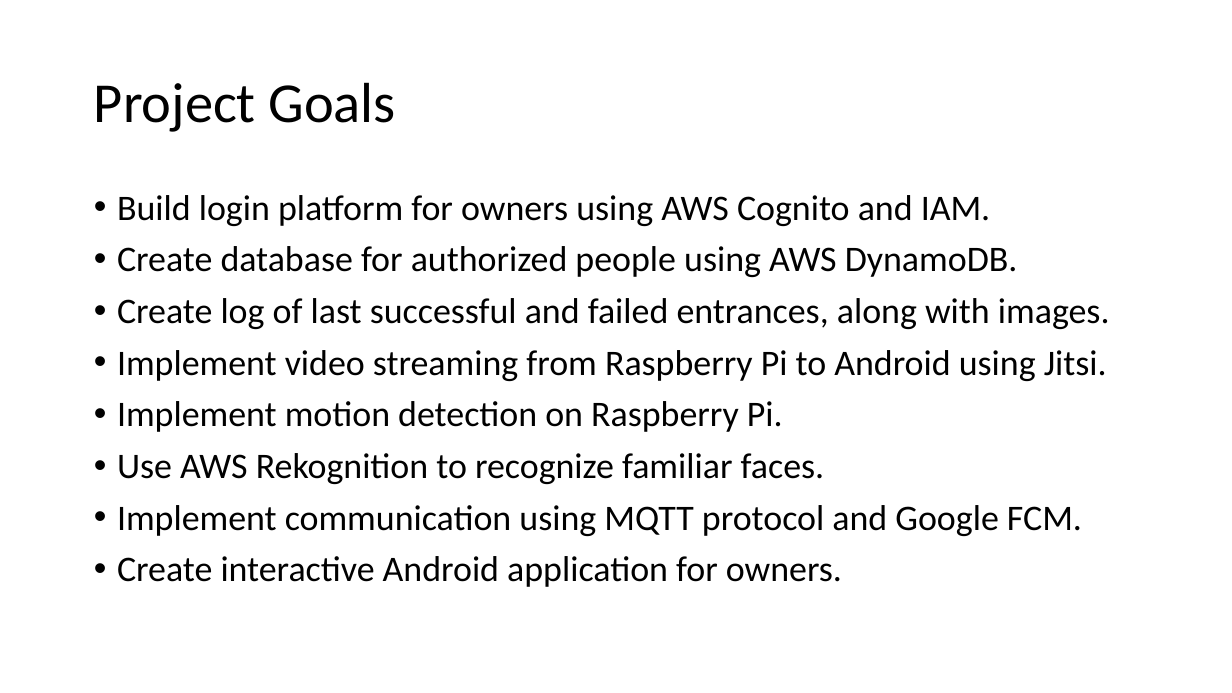
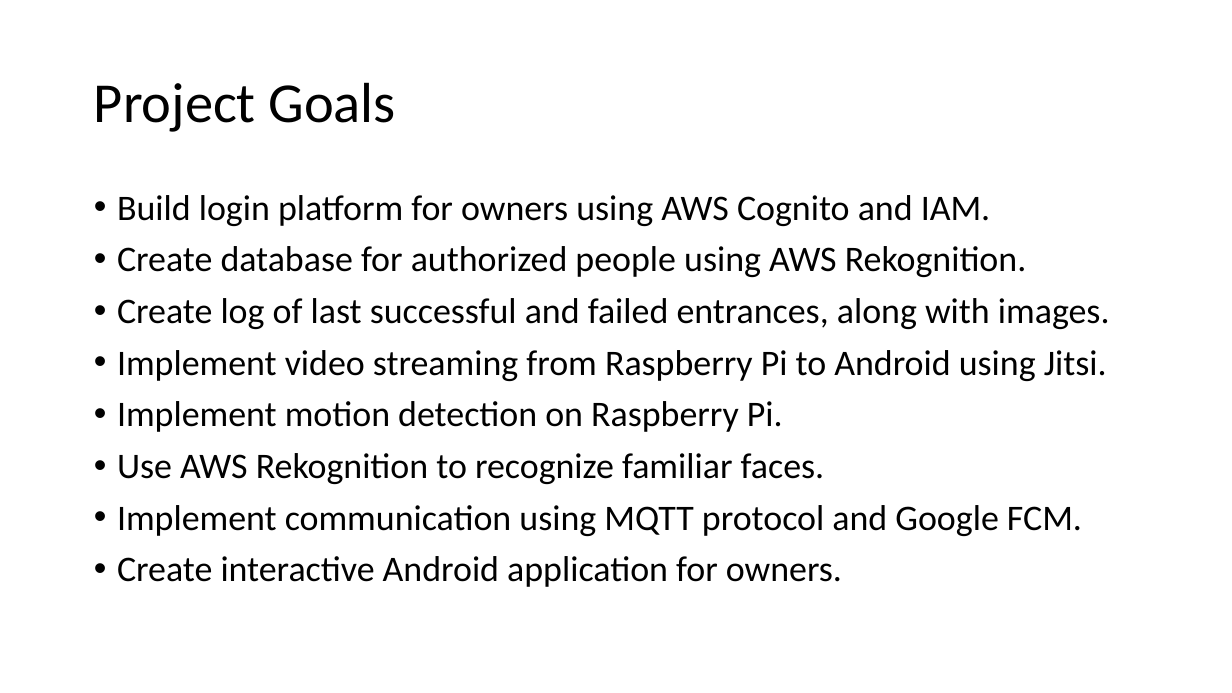
Before and after one commit to aamnony/Smart-Doorbell, a slide deck: slide 3 of docs/presentations/final.pptx. Drawn at 1232x693 pixels with LibreOffice and Linux fonts; fonts in the diff are those of the drawing. Boxes give left, top, right and bottom in pixels: in the first picture for what was removed or moved away, otherwise in the second. Text is boxed around its words. In the diff, an @@ line names an element or a change of style, - is before the commit and + after.

```diff
--- a/docs/presentations/final.pptx
+++ b/docs/presentations/final.pptx
@@ text at bbox=[117, 246, 1026, 277]: text changed @@
-• Create database for authorized people using AWS DynamoDB.
+• Create database for authorized people using AWS Rekognition.
```
Also in this commit, not shown: 1 other slide changed, 7 slides added.
